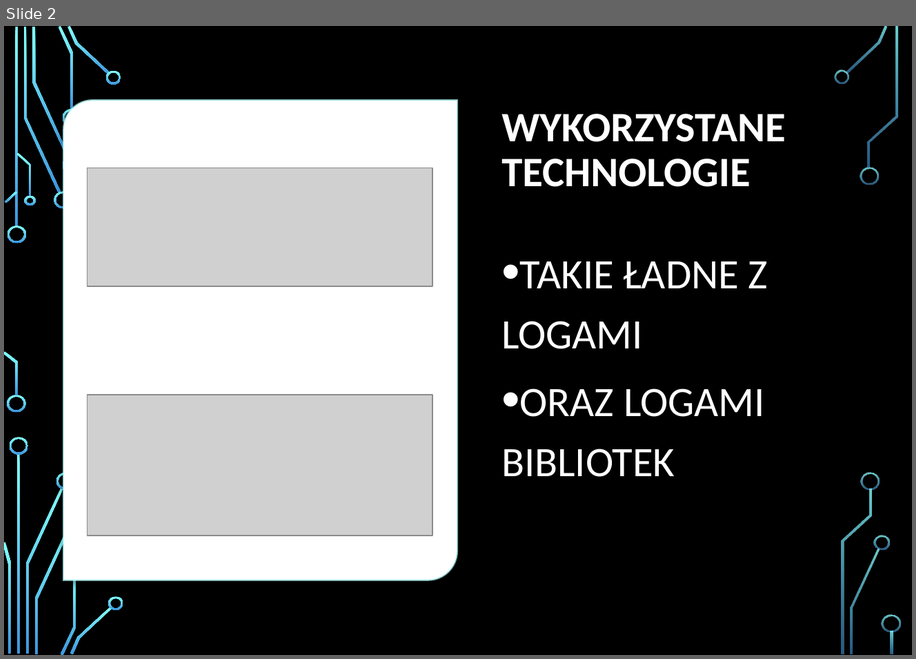
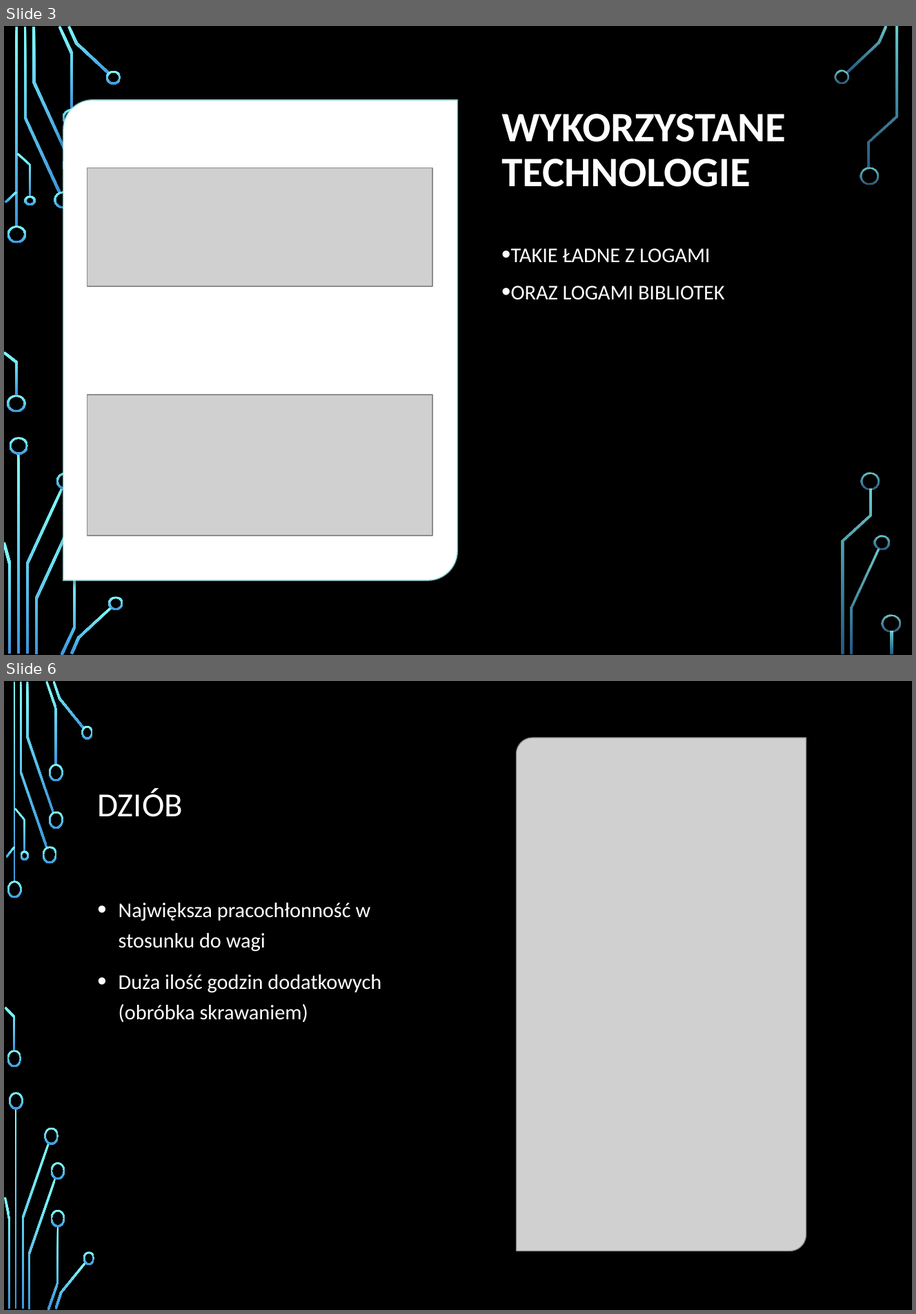
Before and after one commit to wszczawinski/DS_final_project, a slide deck: Analiza obciążenia przedsiębiorstwa produkcyjnego.pptx. Shown one above the other, each under a label of ours: slide 2 before the commit, slides 3 and 6 after it; the slides between them are not shown. The pictures are 916x659 and 916x1314 pixels, drawn with LibreOffice and Linux fonts; fonts in the diff are those of the drawing; grey boxes stand for pictures; background and template pictures are left out. Boxes give left, top, right and bottom in pixels: in the first picture for what was removed or moved away, otherwise in the second. Text is boxed around its words. In the diff, an @@ line names an element or a change of style, - is before the commit and + after.

```diff
--- a/Analiza obciążenia przedsiębiorstwa produkcyjnego.pptx
+++ b/Analiza obciążenia przedsiębiorstwa produkcyjnego.pptx
@@ slide 6 added at (4, 681, 912, 1310), background picture (left out); not listed: 17 template elements that a slide beside it also shows @@
@@ rectangle added at (4, 681, 912, 1310), fill #000000 @@
@@ picture added at (516, 738, 806, 1251) @@
@@ title added at (97, 789, 183, 817), 29 pt, text #FFFFFF @@
+DZIÓB
@@ text added at (119, 902, 381, 1022), 18 pt, text #FFFFFF @@
+• Największa pracochłonność w stosunku do wagi
+• Duża ilość godzin dodatkowych (obróbka skrawaniem)
@@ group added at (4, 681, 95, 1310): 24 freeform shapes, 2 rectangles @@
@@ what was slide 2 is now slide 3 @@
@@ slide 3 changed as well @@
@@ text "TAKIE ŁADNE Z LOGAMI" at (511, 248, 725, 300): size 36 to 18 pt @@
```
Also in this commit, not shown: 3 other slides changed, 8 other slides added, 1 slide removed.
